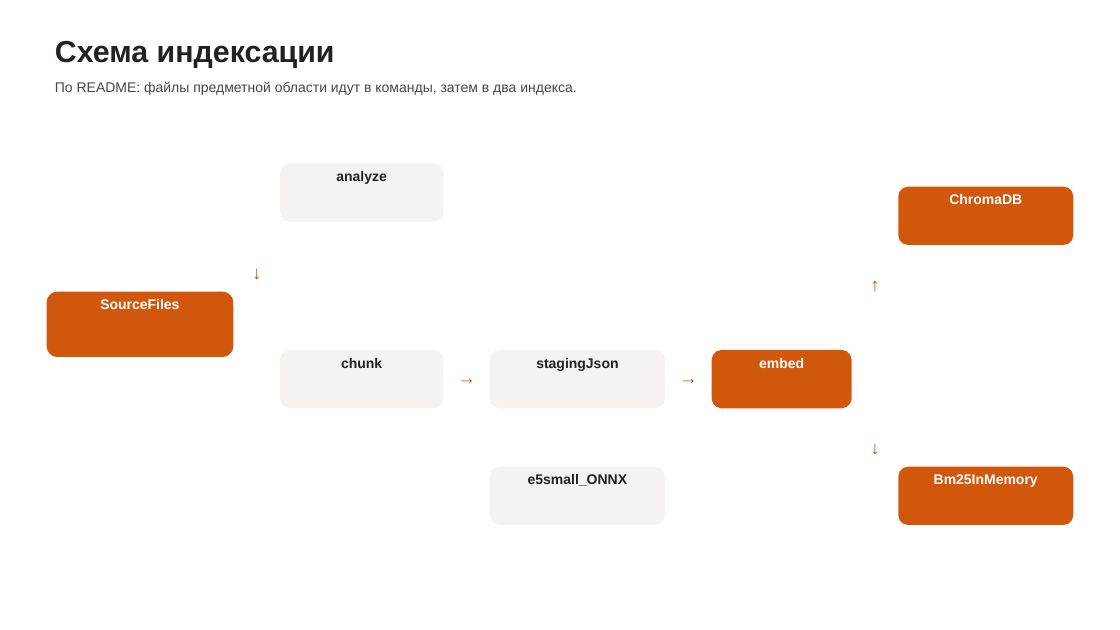
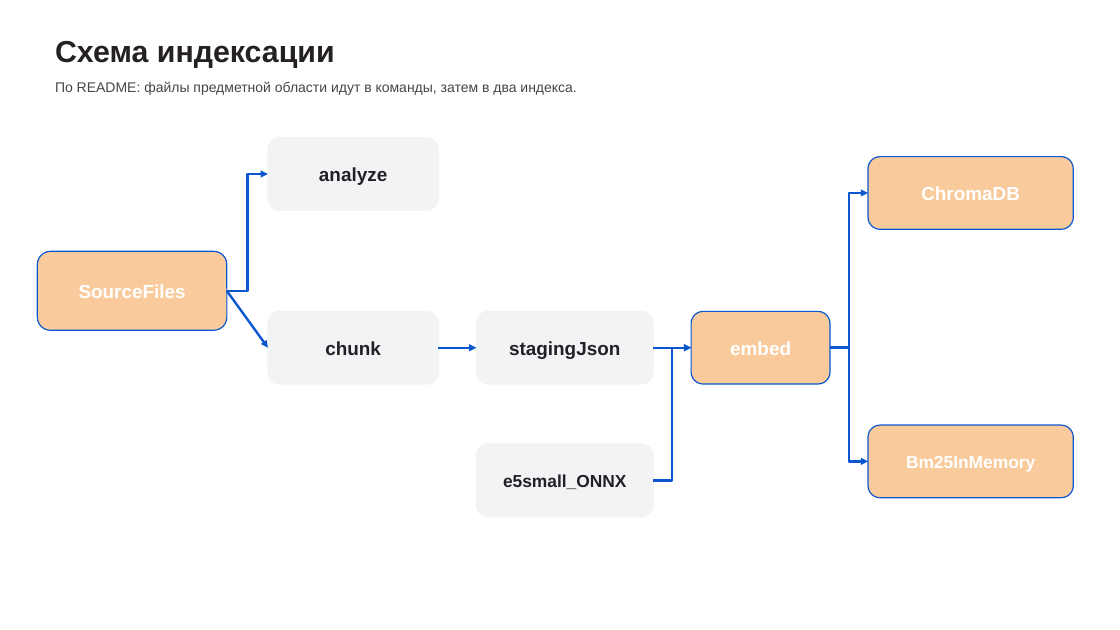
Before and after one commit to luna-pulse/MCP.RAG.StarTrek, a slide deck: slide 4 of Презентация_ВасильеваОВ.pptx (slide 3 before the commit). Drawn at 1120x630 pixels with LibreOffice and Linux fonts; fonts in the diff are those of the drawing. Boxes give left, top, right and bottom in pixels: in the first picture for what was removed or moved away, otherwise in the second. Text is boxed around its words. In the diff, an @@ line names an element or a change of style, - is before the commit and + after.

```diff
--- a/Презентация_ВасильеваОВ.pptx
+++ b/Презентация_ВасильеваОВ.pptx
@@ rounded rectangle "analyze": place and size @@
-rounded rectangle "analyze" at [336, 171, 387, 184]
+rounded rectangle "analyze" at [268, 138, 439, 210]
@@ elbow arrow added from (227, 291) to (268, 174), #0B57D0 2.03 pt @@
@@ rounded rectangle removed at [280, 163, 443, 221] @@
@@ rounded rectangle "ChromaDB": place and size @@
-rounded rectangle "ChromaDB" at [949, 194, 1022, 204]
+rounded rectangle "ChromaDB" at [868, 156, 1073, 229]
@@ elbow arrow added from (830, 348) to (868, 193), #0B57D0 2.03 pt @@
@@ rounded rectangle removed at [898, 187, 1073, 245] @@
@@ rounded rectangle "SourceFiles": place and size @@
-rounded rectangle "SourceFiles" at [100, 299, 179, 309]
+rounded rectangle "SourceFiles" at [37, 251, 227, 330]
@@ text removed at [234, 257, 281, 288] @@
-↓
@@ text removed at [852, 268, 899, 299] @@
-↑
@@ rounded rectangle removed at [47, 292, 234, 357] @@
@@ arrow added from (227, 291) to (268, 348), #0B57D0 2.03 pt @@
@@ size 12 to 16.2 pt, text colour #242120 to #202124; vertical alignment top to middle; fill none to #F1F3F4; outline none to #F1F3F4 1.02 pt in 3 elements at [268, 138, 439, 210], [476, 312, 654, 384], [268, 312, 439, 384] @@
@@ rounded rectangle "chunk": place and size @@
-rounded rectangle "chunk" at [341, 358, 382, 368]
+rounded rectangle "chunk" at [268, 312, 439, 384]
@@ rounded rectangle "stagingJson": place and size @@
-rounded rectangle "stagingJson" at [536, 358, 618, 371]
+rounded rectangle "stagingJson" at [476, 312, 654, 384]
@@ size 12 to 16.2 pt; vertical alignment top to middle; fill none to #F9CB9C; outline none to #0B57D0 1.02 pt in 3 elements at [37, 251, 227, 330], [868, 156, 1073, 229], [691, 312, 830, 384] @@
@@ rounded rectangle "embed": place and size @@
-rounded rectangle "embed" at [759, 358, 804, 368]
+rounded rectangle "embed" at [691, 312, 830, 384]
@@ rounded rectangle removed at [280, 350, 443, 408] @@
@@ arrow added from (439, 348) to (476, 348), #0B57D0 2.03 pt @@
@@ rounded rectangle removed at [490, 350, 665, 408] @@
@@ arrow added from (654, 348) to (691, 348), #0B57D0 2.03 pt @@
@@ elbow arrow added from (654, 481) to (691, 348), #0B57D0 2.03 pt @@
@@ rounded rectangle removed at [712, 350, 852, 408] @@
@@ elbow arrow added from (830, 348) to (868, 461), #0B57D0 2.03 pt @@
@@ text removed at [444, 362, 491, 393] @@
-→
@@ text removed at [665, 362, 712, 393] @@
-→
@@ rounded rectangle "e5small_ONNX": place and size @@
-rounded rectangle "e5small_ONNX" at [528, 474, 627, 486]
+rounded rectangle "e5small_ONNX" at [476, 444, 654, 517]
@@ rounded rectangle "e5small_ONNX" at [476, 444, 654, 517]: size 12 to 14.9 pt, text colour #242120 to #202124; vertical alignment top to middle; fill none to #F1F3F4; outline none to #F1F3F4 1.02 pt @@
@@ text removed at [852, 432, 899, 463] @@
-↓
@@ rounded rectangle "Bm25InMemory": place and size @@
-rounded rectangle "Bm25InMemory" at [934, 474, 1038, 487]
+rounded rectangle "Bm25InMemory" at [868, 425, 1073, 497]
@@ rounded rectangle "Bm25InMemory" at [868, 425, 1073, 497]: size 12 to 14.9 pt; vertical alignment top to middle; fill none to #F9CB9C; outline none to #0B57D0 1.02 pt @@
@@ rounded rectangle removed at [490, 467, 665, 525] @@
@@ rounded rectangle removed at [898, 467, 1073, 525] @@
```
Also in this commit, not shown: 9 other slides changed, 4 slides added, 4 slides removed.
